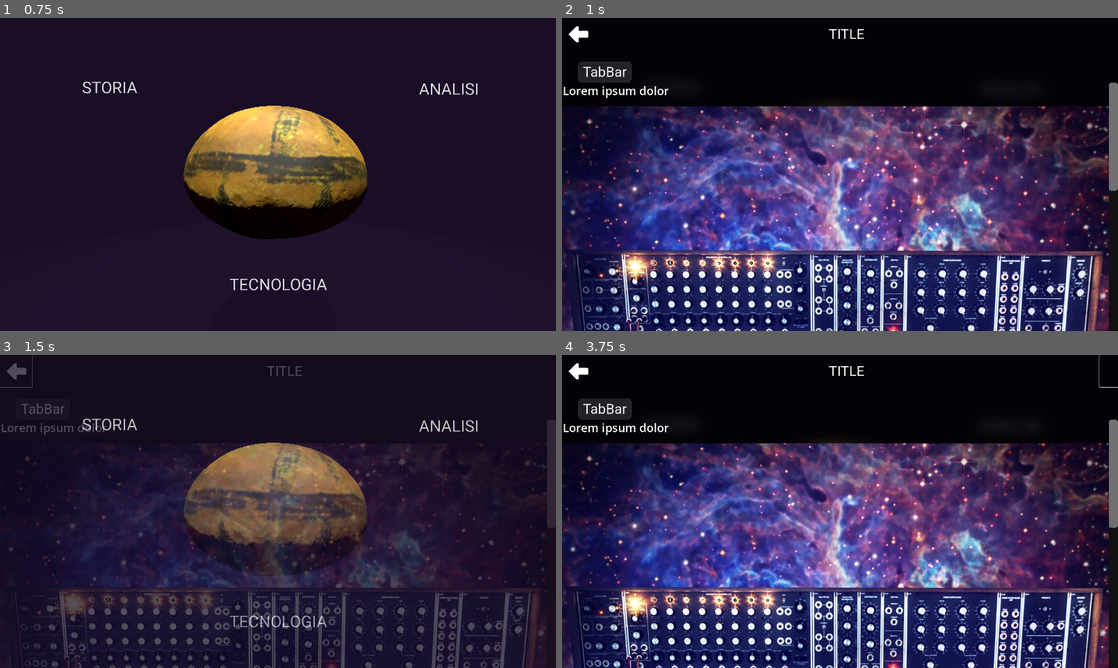
Above: before the commit, frames 1-4 (two rows, left to right).
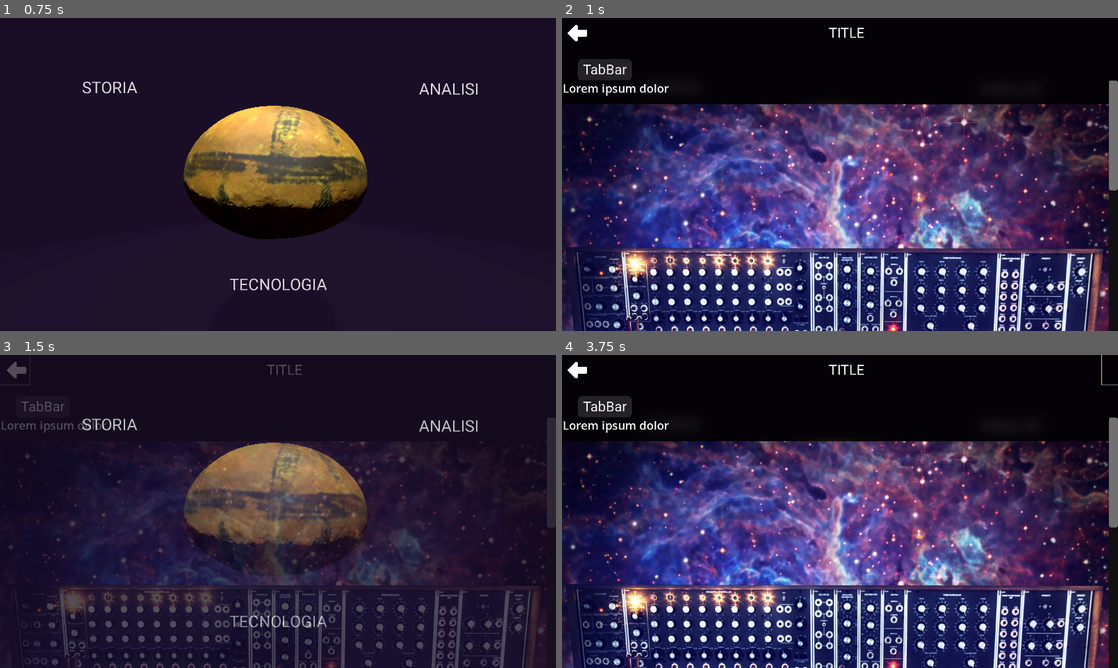
Above: after the commit, the same moments.

Repository: Morpheu5/adria-rattle-interactive-panel
Game: Godot game, scene res://scenes/main.tscn
Same seed, same stepped clock (60 frames per second), same inputs: the game is played once before the commit and once after it.
Inputs (mouse positions are in pixels of both pictures, inside the frame that each line leads up to; where the layout moved, square brackets give the same spot in the first picture):
- Up to frame 1 (0.75 s): tap Enter at 0.5, 0.6 s; move the mouse to (400, 158) at 0.52 s; click (400, 158) at 0.67 s
- Up to frame 2 (1 s): no input
- Up to frame 3 (1.5 s): click (16, 370) at 1.25 s
- Up to frame 4 (3.75 s): tap Space at 2 s; move the mouse to (728, 527) at 2.02 s; tap Enter at 2.1, 2.85 s; click (728, 527) at 2.17 s; move the mouse to (895, 442) at 2.77 s; click (895, 442) at 2.92 s; click (1112, 370) [1106, 370] at 3.5 s

Frame 1 is identical in both runs. In frame 2, 21% of the frame differs, in the area x 0-100%, y 2-100%; in frame 3, 4.6%; in frame 4, 21%, in the area x 0-100%, y 0-100%.
Error in both runs: Attempt to call function 'get_as_text' in base 'null instance' on a null instance. (res://scenes/info_screen.gd:16)

Commit message:
:art: Theming

Diff:
--- a/assets/base_theme.tres
+++ b/assets/base_theme.tres
@@ -1,6 +1,14 @@
-[gd_resource type="Theme" load_steps=48 format=3 uid="uid://dpnb8nwq0o1ki"]
+[gd_resource type="Theme" load_steps=52 format=3 uid="uid://dpnb8nwq0o1ki"]
 
 [ext_resource type="FontFile" uid="uid://dsl7nmsnbjlxn" path="res://assets/Roboto-VariableFont_wdth,wght.ttf" id="1_jvko6"]
+
+[sub_resource type="StyleBoxFlat" id="StyleBoxFlat_x2hgr"]
+
+[sub_resource type="StyleBoxEmpty" id="StyleBoxEmpty_lhurp"]
+
+[sub_resource type="StyleBoxFlat" id="StyleBoxFlat_xouc1"]
+
+[sub_resource type="StyleBoxEmpty" id="StyleBoxEmpty_85h58"]
 
 [sub_resource type="StyleBoxFlat" id="StyleBoxFlat_jvko6"]
 content_margin_left = 4.0
@@ -400,14 +408,13 @@
 Button/constants/align_to_largest_stylebox = 0
 Button/constants/h_separation = 0
 Button/constants/icon_max_width = 0
-Button/constants/outline_size = 0
 Button/font_sizes/font_size = 56
 Button/fonts/font = ExtResource("1_jvko6")
-Button/styles/disabled = null
-Button/styles/focus = null
-Button/styles/hover = null
-Button/styles/normal = null
-Button/styles/pressed = null
+Button/styles/normal = SubResource("StyleBoxFlat_x2hgr")
+Button/styles/pressed = SubResource("StyleBoxEmpty_lhurp")
+FlatButton/styles/hover = SubResource("StyleBoxFlat_xouc1")
+FlatButton/styles/normal = SubResource("StyleBoxEmpty_85h58")
+FlatButton/styles/pressed = SubResource("StyleBoxFlat_xouc1")
 Label/font_sizes/font_size = 56
 Label/fonts/font = ExtResource("1_jvko6")
 MarginContainer/constants/margin_bottom = 60
--- a/scenes/BigCarousel.tscn
+++ b/scenes/BigCarousel.tscn
@@ -9,10 +9,10 @@
 [ext_resource type="Theme" uid="uid://dpnb8nwq0o1ki" path="res://assets/base_theme.tres" id="6_pm5jp"]
 
 [sub_resource type="StyleBoxFlat" id="StyleBoxFlat_0431n"]
-content_margin_left = 64.0
-content_margin_top = 64.0
-content_margin_right = 64.0
-content_margin_bottom = 64.0
+content_margin_left = 32.0
+content_margin_top = 32.0
+content_margin_right = 32.0
+content_margin_bottom = 32.0
 bg_color = Color(0, 0, 0, 0.25098)
 
 [sub_resource type="CanvasItemMaterial" id="CanvasItemMaterial_wamd2"]
@@ -54,12 +54,14 @@
 [node name="EmptyButton" type="Button" parent="BackgroundPanel/VBoxContainer/GalleryContainer/LeftButtons"]
 custom_minimum_size = Vector2(0, 64)
 layout_mode = 2
+theme = ExtResource("6_pm5jp")
 theme_override_constants/icon_max_width = 64
 flat = true
 
 [node name="LeftButton" type="Button" parent="BackgroundPanel/VBoxContainer/GalleryContainer/LeftButtons"]
 layout_mode = 2
 size_flags_vertical = 3
+theme = ExtResource("6_pm5jp")
 theme_override_constants/icon_max_width = 64
 icon = ExtResource("2_igyu6")
 flat = true
@@ -76,6 +78,7 @@
 
 [node name="CloseButton" type="Button" parent="BackgroundPanel/VBoxContainer/GalleryContainer/RightButtons"]
 layout_mode = 2
+theme = ExtResource("6_pm5jp")
 theme_override_constants/icon_max_width = 64
 icon = ExtResource("4_daq26")
 flat = true
@@ -83,6 +86,8 @@
 [node name="RightButton" type="Button" parent="BackgroundPanel/VBoxContainer/GalleryContainer/RightButtons"]
 layout_mode = 2
 size_flags_vertical = 3
+theme = ExtResource("6_pm5jp")
+theme_type_variation = &"FlatButton"
 theme_override_constants/icon_max_width = 64
 icon = ExtResource("3_7mt3l")
 flat = true
